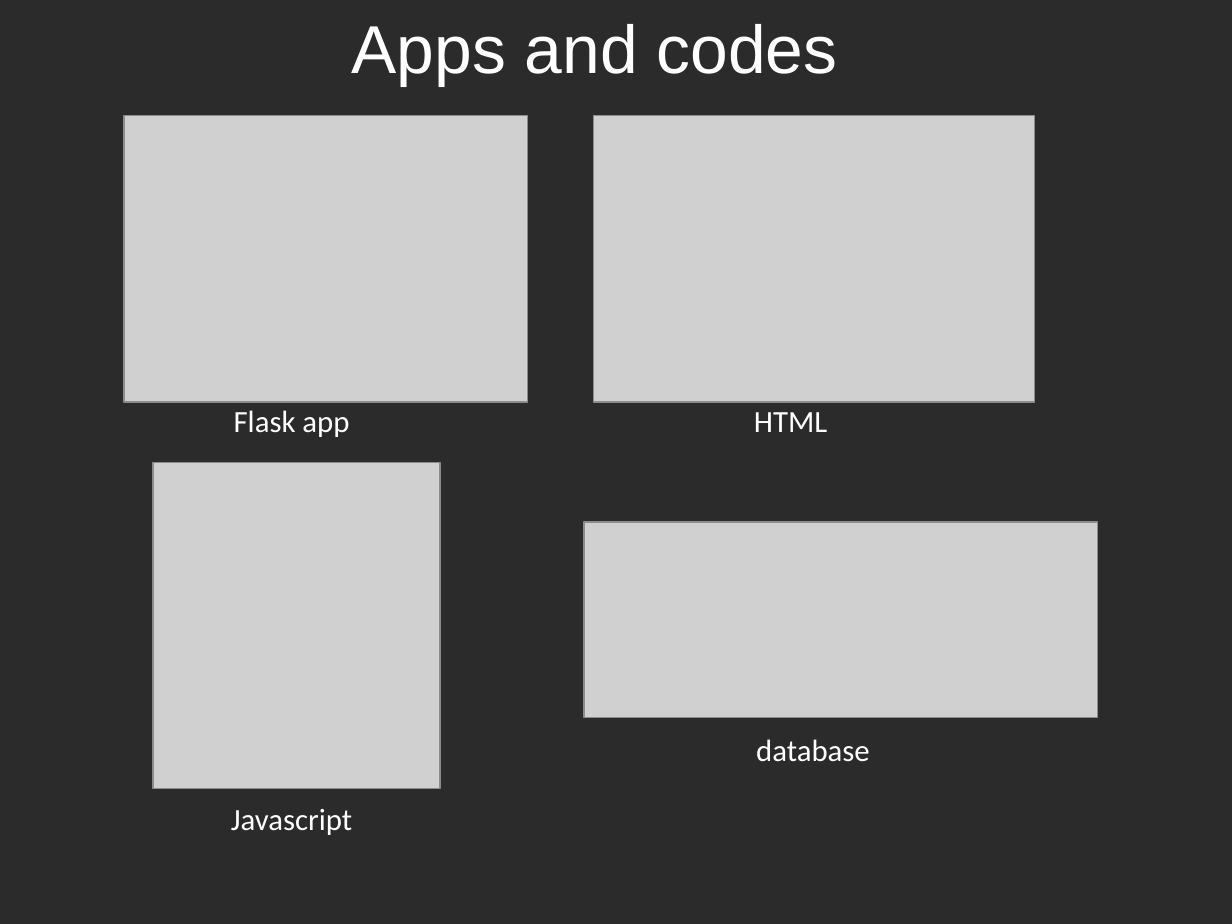
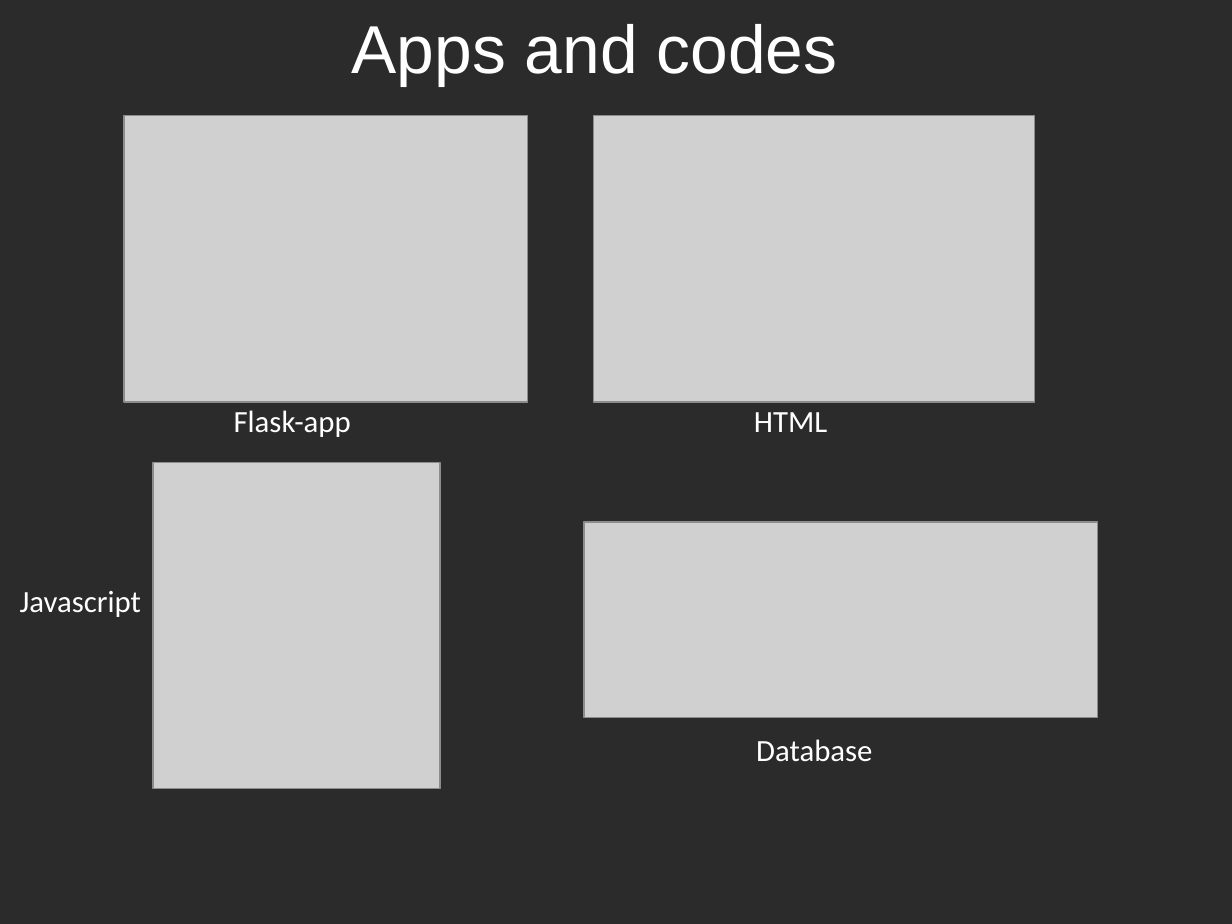
Before and after one commit to PetraLee2019/Crime-Anyltics, a slide deck: slide 5 of Crime_Busters_Presentation.pptx. Drawn at 1232x924 pixels with LibreOffice and Linux fonts; fonts in the diff are those of the drawing; grey boxes stand for pictures; background and template pictures are left out; a plain dark background stands for a picture behind light text. Boxes give left, top, right and bottom in pixels: in the first picture for what was removed or moved away, otherwise in the second. Text is boxed around its words. In the diff, an @@ line names an element or a change of style, - is before the commit and + after.

```diff
--- a/Crime_Busters_Presentation.pptx
+++ b/Crime_Busters_Presentation.pptx
@@ text at (234,410,351,437): text changed @@
-Flask app
+Flask-app
@@ text "Javascript": place and size @@
-text "Javascript" at (231,809,352,835)
+text "Javascript" at (20,591,141,617)
@@ text at (756,739,872,762): text changed @@
-database
+Database
```
Also in this commit, not shown: 5 other slides changed, 4 other files.
